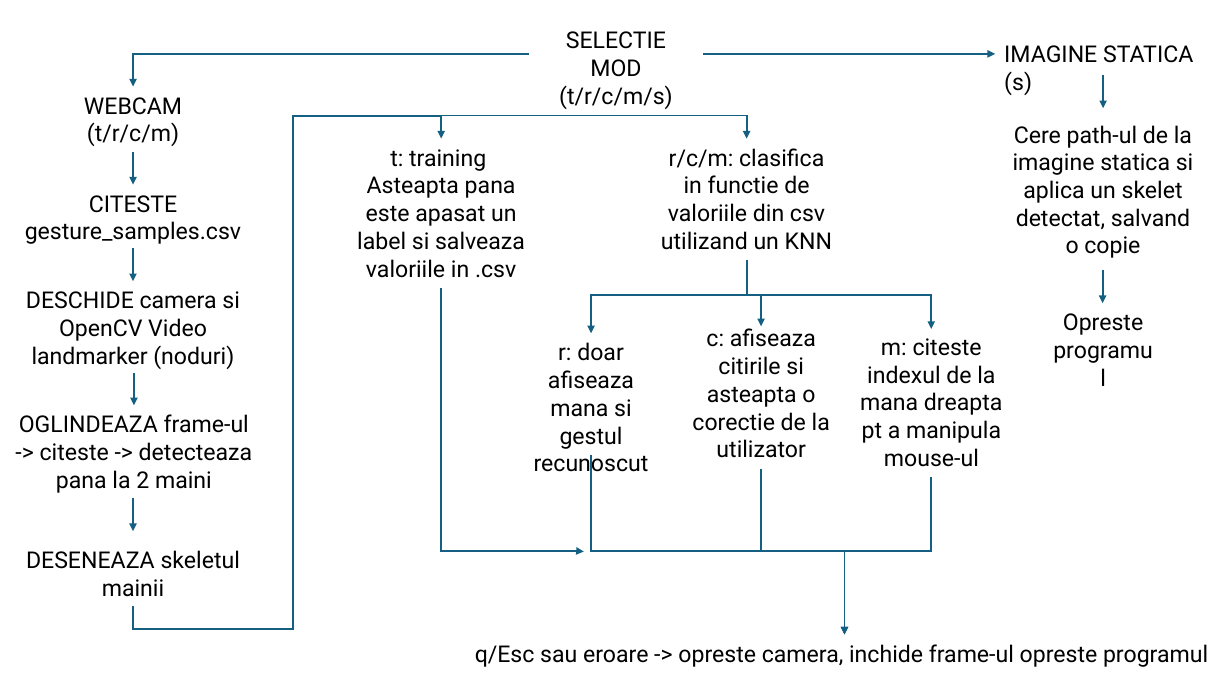
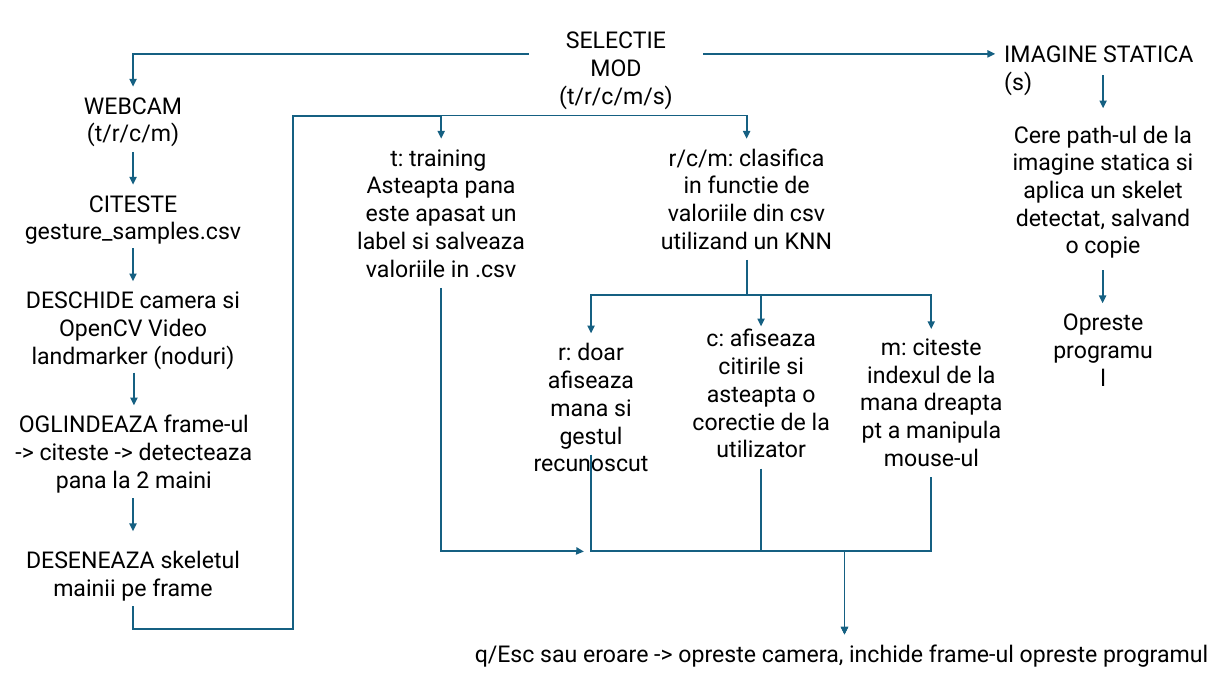
Before and after one commit to HelmutStud/hand-gesture-recognition, a slide deck: slide 2 of powerpoint/prezentare.pptx. Drawn at 1232x693 pixels with LibreOffice and Linux fonts; fonts in the diff are those of the drawing. Boxes give left, top, right and bottom in pixels: in the first picture for what was removed or moved away, otherwise in the second. Text is boxed around its words. In the diff, an @@ line names an element or a change of style, - is before the commit and + after.

Commit message:
presentation update

```diff
--- a/powerpoint/prezentare.pptx
+++ b/powerpoint/prezentare.pptx
@@ text at (x1=26, y1=550, x2=240, y2=601): text changed @@
-DESENEAZA skeletul mainii
+DESENEAZA skeletul mainii pe frame
```
Also in this commit, not shown: 1 slide added, 1 slide removed.
